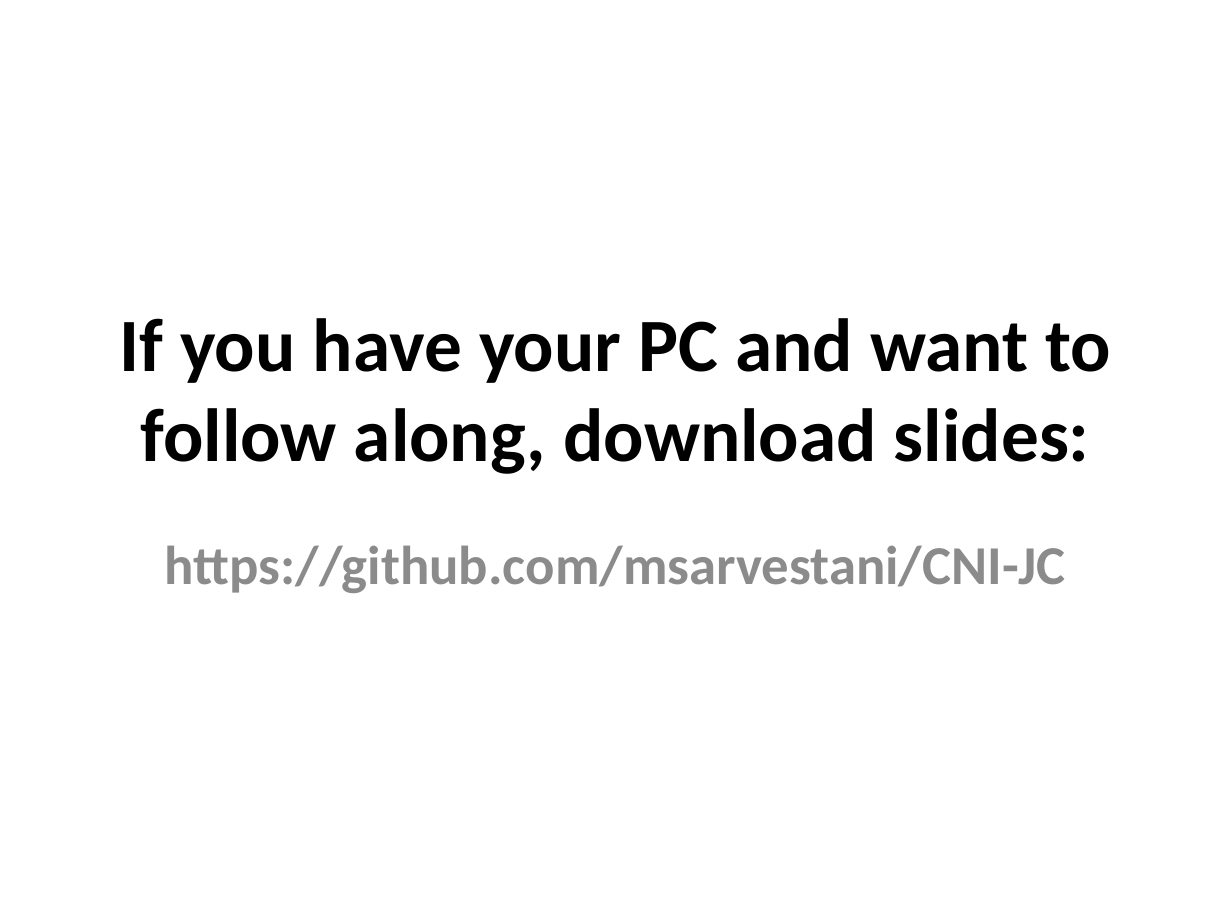
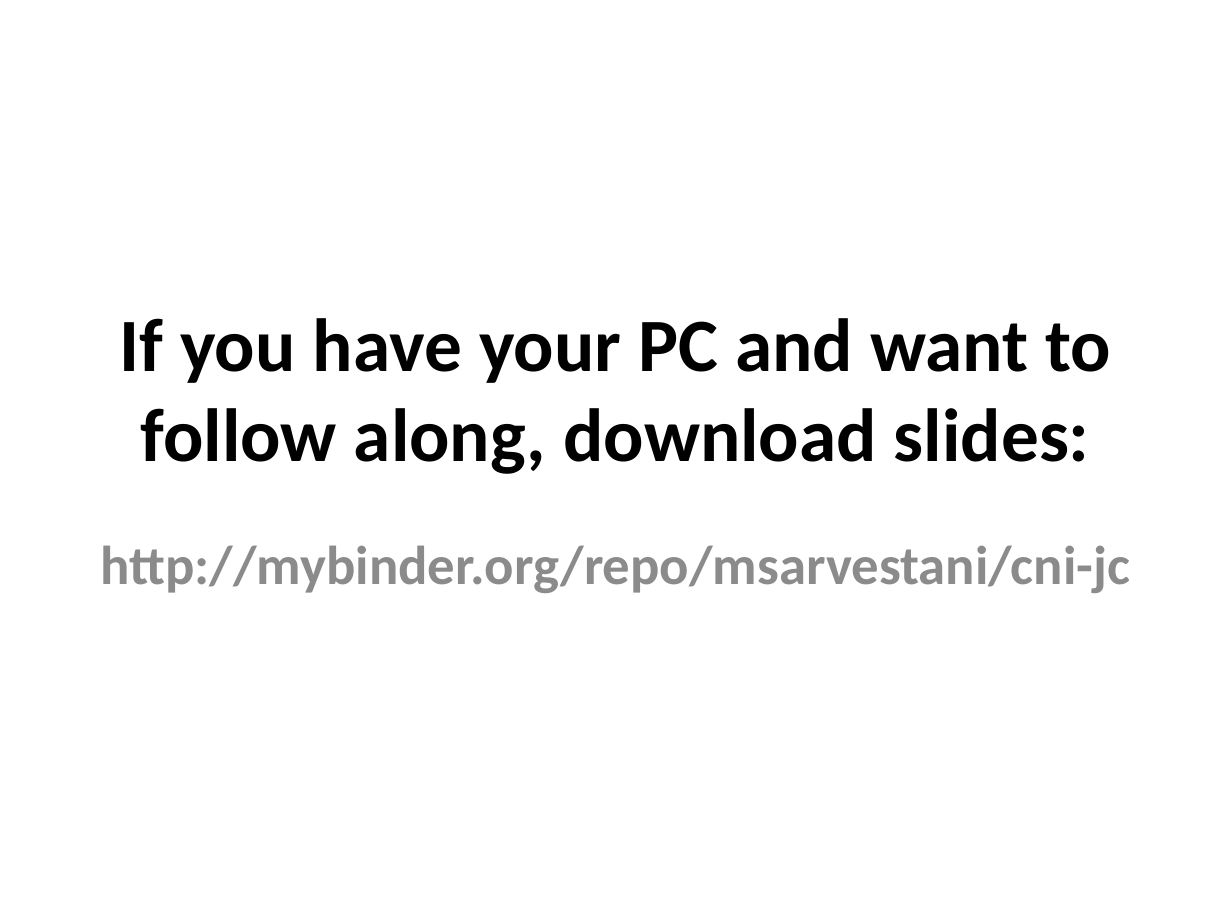
Before and after one commit to geffenlab/CNI-JC, a slide deck: slide 1 of Allen_Brain_Observatory_Dataset.pptx. Drawn at 1232x924 pixels with LibreOffice and Linux fonts; fonts in the diff are those of the drawing. Boxes give left, top, right and bottom in pixels: in the first picture for what was removed or moved away, otherwise in the second. Text is boxed around its words. In the diff, an @@ line names an element or a change of style, - is before the commit and + after.

```diff
--- a/Allen_Brain_Observatory_Dataset.pptx
+++ b/Allen_Brain_Observatory_Dataset.pptx
@@ subtitle at box(100, 545, 1130, 593): text changed @@
-https://github.com/msarvestani/CNI-JC
+http://mybinder.org/repo/msarvestani/cni-jc
```
Also in this commit, not shown: 4 other slides changed.
